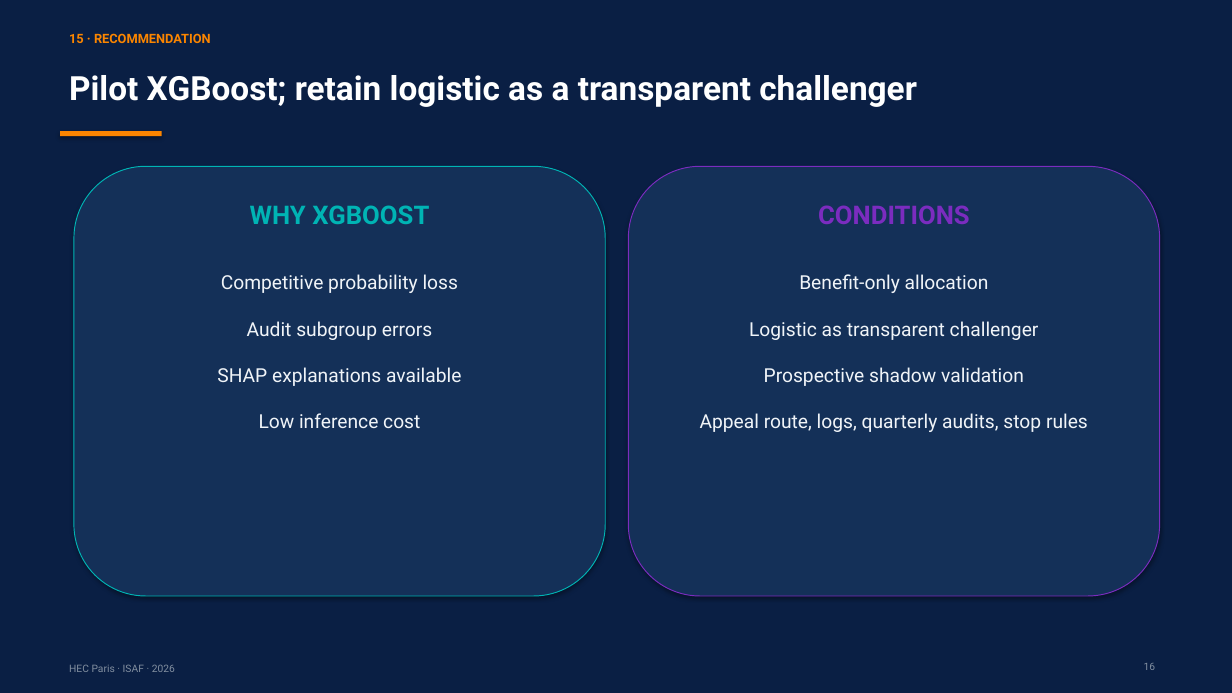
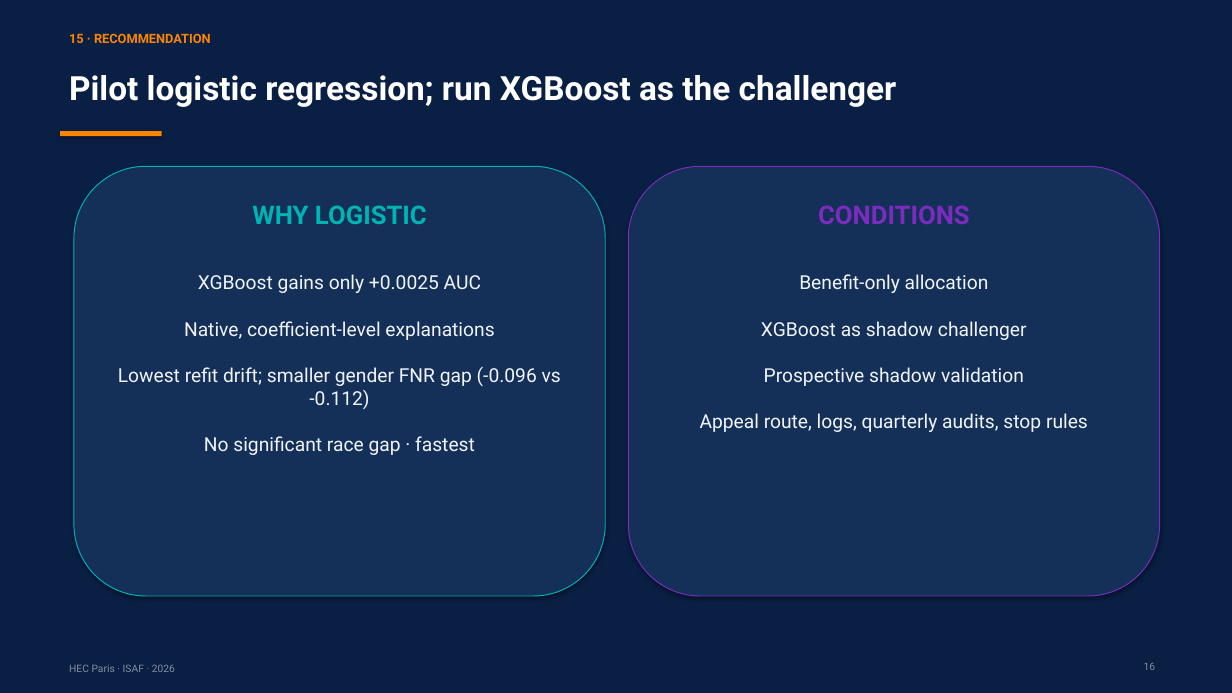
Before and after one commit to RyanBalech/recidivism-forecasting-analysis, a slide deck: slide 16 of reports/ISAF_Recidivism_Presentation.pptx. Drawn at 1232x693 pixels with LibreOffice and Linux fonts; fonts in the diff are those of the drawing. Boxes give left, top, right and bottom in pixels: in the first picture for what was removed or moved away, otherwise in the second. Text is boxed around its words. In the diff, an @@ line names an element or a change of style, - is before the commit and + after.

```diff
--- a/reports/ISAF_Recidivism_Presentation.pptx
+++ b/reports/ISAF_Recidivism_Presentation.pptx
@@ text at (69, 75, 897, 107): text changed @@
-Pilot XGBoost; retain logistic as a transparent challenger
+Pilot logistic regression; run XGBoost as the challenger
@@ text at (252, 205, 427, 224): text changed @@
-WHY XGBOOST
+WHY LOGISTIC
@@ text at (118, 274, 561, 455): text changed @@
-Competitive probability loss
-Audit subgroup errors
-SHAP explanations available
-Low inference cost
+XGBoost gains only +0.0025 AUC
+Native, coefficient-level explanations
+Lowest refit drift; smaller gender FNR gap (-0.096 vs -0.112)
+No significant race gap · fastest
@@ text at (700, 274, 1088, 432): text changed @@
-Benefit-only allocation
-Logistic as transparent challenger
-Prospective shadow validation
-Appeal route, logs, quarterly audits, stop rules
+Benefit-only allocation
+XGBoost as shadow challenger
+Prospective shadow validation
+Appeal route, logs, quarterly audits, stop rules
```
Also in this commit, not shown: 6 other slides changed, 13 other files.
